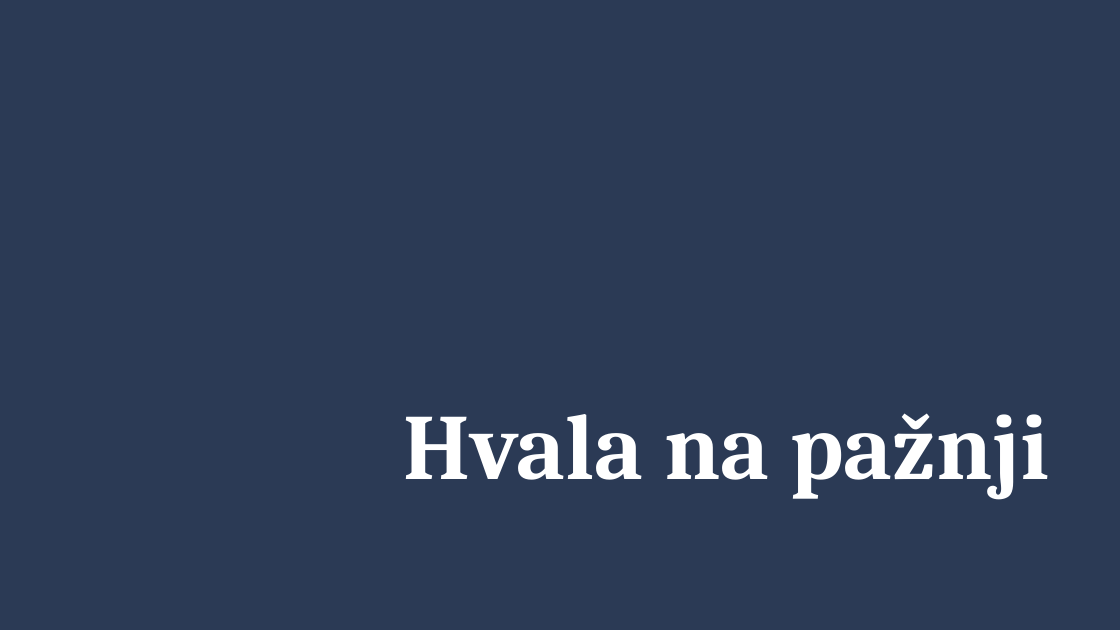
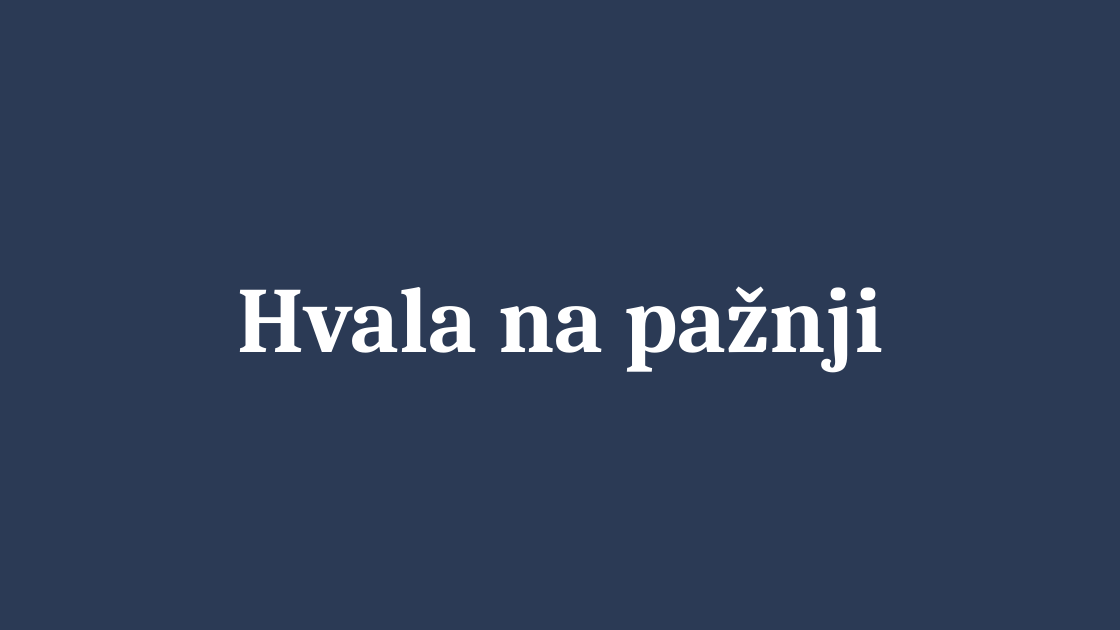
Before and after one commit to NemanjaCyber/SZUBP, a slide deck: slide 15 of P3/Monitoring_PostgreSQL_prezentacija.pptx. Drawn at 1120x630 pixels with LibreOffice and Linux fonts; fonts in the diff are those of the drawing. Boxes give left, top, right and bottom in pixels: in the first picture for what was removed or moved away, otherwise in the second. Text is boxed around its words. In the diff, an @@ line names an element or a change of style, - is before the commit and + after.

```diff
--- a/P3/Monitoring_PostgreSQL_prezentacija.pptx
+++ b/P3/Monitoring_PostgreSQL_prezentacija.pptx
@@ text "Hvala na pažnji": place and size @@
-text "Hvala na pažnji" at (403, 413, 1049, 498)
+text "Hvala na pažnji" at (237, 286, 883, 371)
@@ text "Hvala na pažnji" at (237, 286, 883, 371): alignment right to centre @@
```
Also in this commit, not shown: 3 other slides changed, 1 other file.
